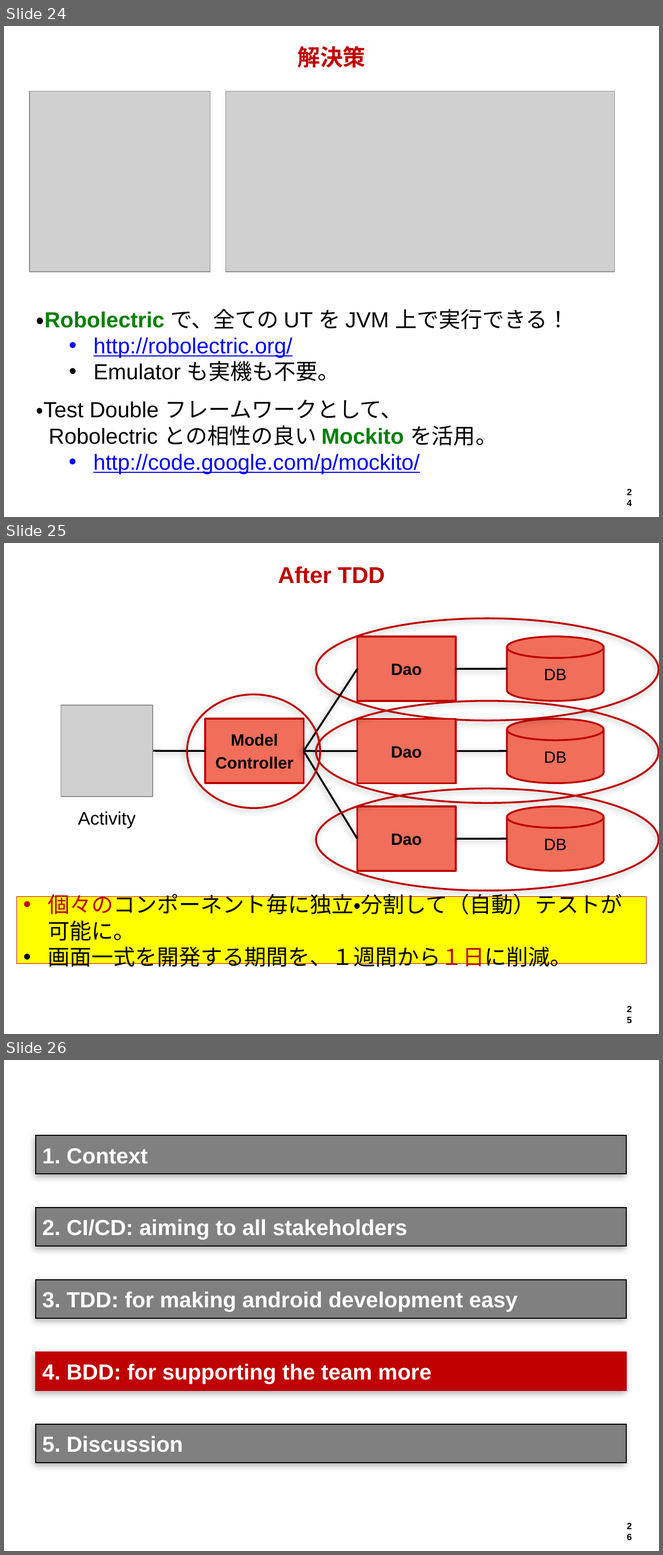
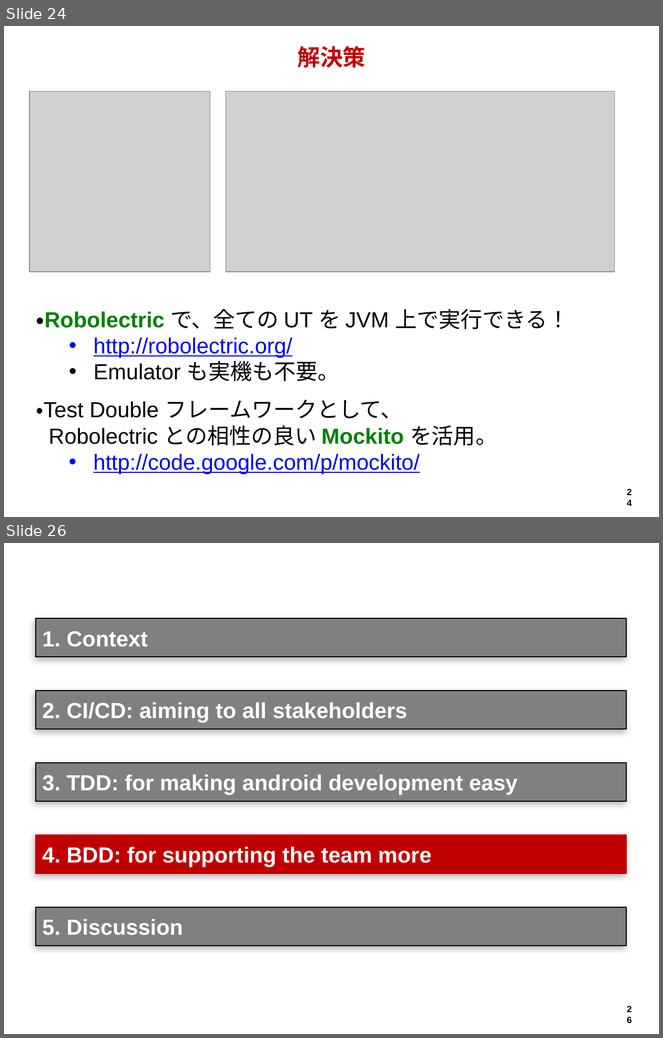
Before and after one commit to hageyahhoo/agile2014, a slide deck: presentations/TechnologyDrivenDevelopment.pptx. Shown one above the other, each under a label of ours: slides 24, 25 and 26 before the commit, slides 24 and 26 after it; the slides between them are not shown. The pictures are 663x1555 and 663x1038 pixels, drawn with LibreOffice and Linux fonts; fonts in the diff are those of the drawing; grey boxes stand for pictures; background and template pictures are left out. Boxes give left, top, right and bottom in pixels: in the first picture for what was removed or moved away, otherwise in the second. Text is boxed around its words. In the diff, an @@ line names an element or a change of style, - is before the commit and + after.

```diff
--- a/presentations/TechnologyDrivenDevelopment.pptx
+++ b/presentations/TechnologyDrivenDevelopment.pptx
@@ slide 25 removed at (4,543,659,1034), background #FFFFFF; not listed: 1 template element that a slide beside it also shows @@
@@ title removed at (278,566,385,584) @@
-After TDD
@@ ellipse removed at (316,618,659,720) @@
@@ rectangle removed at (357,637,455,701) @@
-Dao
@@ cylinder removed at (507,637,604,701) @@
-DB
@@ line removed from (357, 669) to (304, 752) @@
@@ line removed from (507, 669) to (456, 669) @@
@@ ellipse removed at (188,694,321,808) @@
@@ picture removed at (61,705,153,797) @@
@@ ellipse removed at (316,701,659,803) @@
@@ rectangle removed at (205,719,304,783) @@
-Model
-Controller
@@ rectangle removed at (357,719,455,783) @@
-Dao
@@ cylinder removed at (507,719,604,783) @@
-DB
@@ line removed from (153, 750) to (205, 752) @@
@@ line removed from (304, 752) to (357, 752) @@
@@ line removed from (357, 839) to (304, 752) @@
@@ line removed from (456, 752) to (507, 752) @@
@@ ellipse removed at (316,788,659,891) @@
@@ rectangle removed at (357,807,455,871) @@
-Dao
@@ cylinder removed at (507,807,604,871) @@
-DB
@@ text removed at (78,811,136,828) @@
-Activity
@@ line removed from (507, 839) to (456, 839) @@
@@ rectangle removed at (17,897,647,964) @@
-• 個々のコンポーネント毎に独立・分割して（自動）テストが可能に。
-• 画面一式を開発する期間を、１週間から１日に削減。
```
Also in this commit, not shown: 1 slide added, 2 other files.
